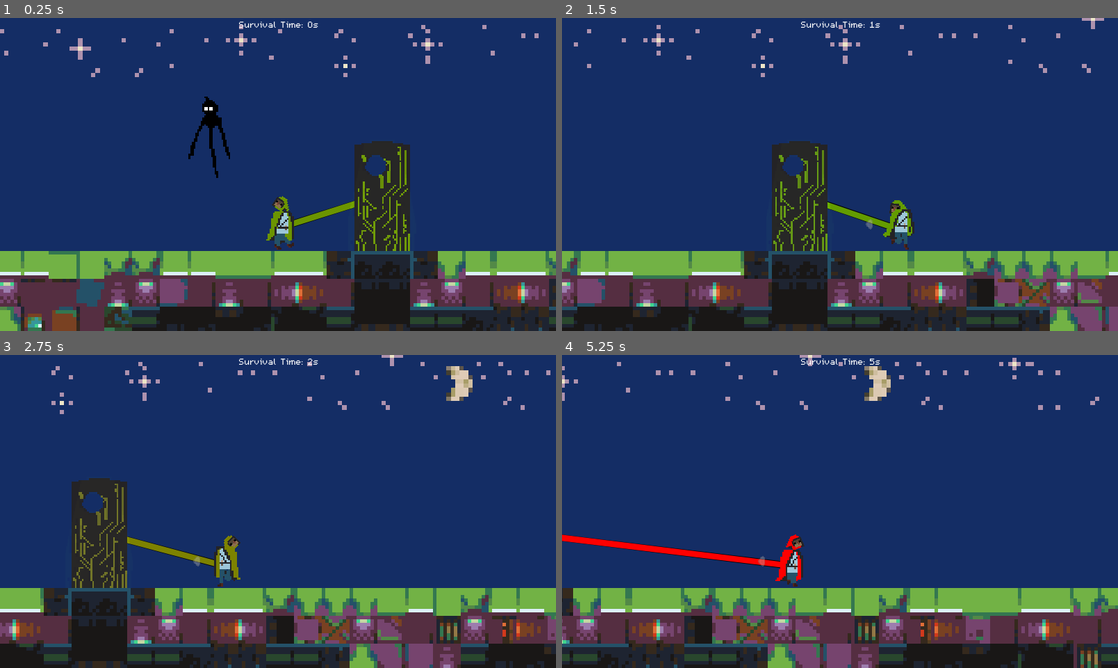
Above: before the commit, frames 1-4 (two rows, left to right).
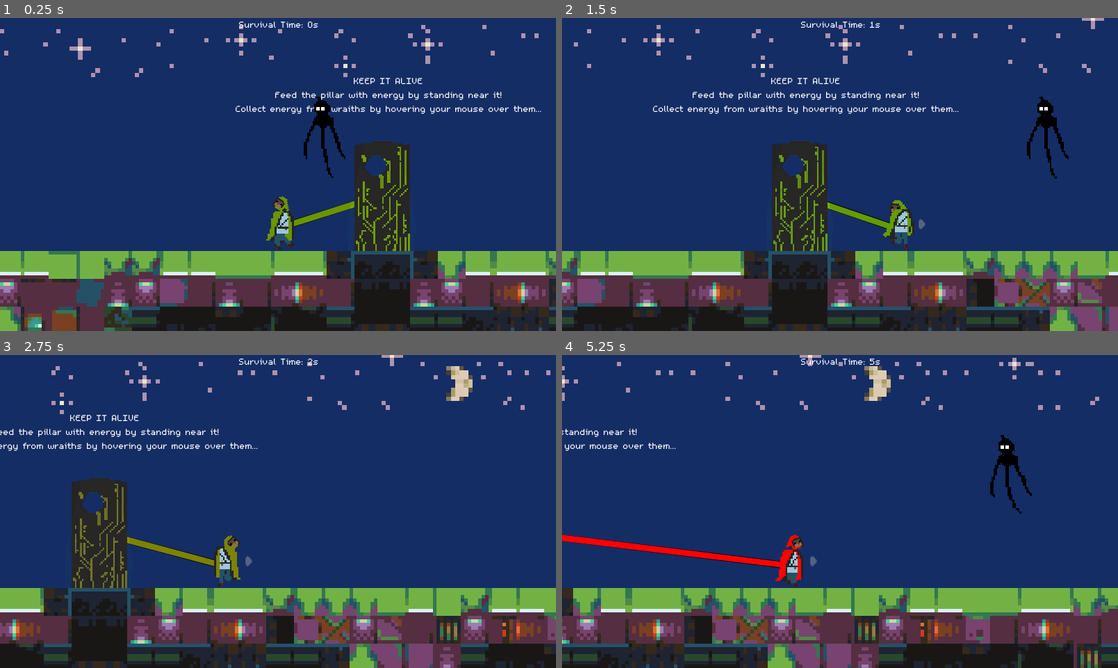
Above: after the commit, the same moments.

Repository: MHillier98/FeedThePillar
Game: Godot game, scene res://Scenes/TestScene.tscn
Two runs of this game, one before a commit and one after it. Both use one fixed random seed, a clock stepped at 60 frames per second and the inputs below.
Inputs (mouse positions are in pixels of both pictures, inside the frame that each line leads up to):
- Up to frame 1 (0.25 s): no input
- Up to frame 2 (1.5 s): move the mouse to (739, 136) at 0.52 s; hold D (right) from 0.53 s (still down); click (739, 136) at 0.67 s; tap W (up) at 0.77 s; move the mouse to (728, 190) at 1.27 s; click (728, 190) at 1.42 s
- Up to frame 3 (2.75 s): tap W (up) at 1.52 s; move the mouse to (333, 442) at 2.02 s; release D (right) at 2.03 s; hold A (left) from 2.03 s (still down); click (333, 442) at 2.17 s
- Up to frame 4 (5.25 s): move the mouse to (812, 574) at 2.77 s; release A (left) at 2.78 s; hold D (right) 2.78-4.28 s; click (812, 574) at 2.92 s; tap W (up) at 3.02, 3.77, 4.52 s; move the mouse to (1006, 558) at 3.52 s; click (1006, 558) at 3.67 s; move the mouse to (673, 464) at 4.27 s; hold A (left) 4.28-5.03 s; click (673, 464) at 4.42 s; move the mouse to (867, 511) at 5.02 s; hold D (right) from 5.03 s (still down); click (867, 511) at 5.17 s

The runs differ from the first frame. In frame 1, 1.8% of the frame differs, in the area x 33-98%, y 19-52%; in frame 2, 1.4%; in frame 3, 0.9%; in frame 4, 0.8%.

Commit message:
Added player instructions + end pausing

Diff:
--- a/Scenes/TestScene.tscn
+++ b/Scenes/TestScene.tscn
@@ -30,6 +30,22 @@
 }
 draw_colour = Color( 0, 1, 0.316667, 1 )
 
+[node name="Notes" type="Label" parent="PowerLine"]
+anchor_left = 0.5
+anchor_right = 0.5
+margin_left = -170.388
+margin_top = 52.5446
+margin_right = 171.612
+margin_bottom = 113.545
+text = "KEEP IT ALIVE
+Feed the pillar with energy by standing near it!
+Collect energy from wraiths by hovering your mouse over them...
+"
+align = 1
+__meta__ = {
+"_edit_use_anchors_": false
+}
+
 [node name="Light" type="Light2D" parent="."]
 position = Vector2( 320, 192 )
 scale = Vector2( 1.214, 4 )
@@ -44,24 +60,7 @@
 margin_left = -320.0
 margin_right = 320.0
 margin_bottom = 3.0
-mouse_filter = 1
-__meta__ = {
-"_edit_use_anchors_": false
-}
-
-[node name="Notes" type="Label" parent="CanvasLayer/HUD"]
-anchor_left = 0.5
-anchor_right = 0.5
-margin_left = -245.442
-margin_top = -272.357
-margin_right = 297.558
-margin_bottom = -120.357
-text = "Theme: KEEP IT ALIVE
-Sub-theme: YOU ARE THE POWER SOURCE
-
-1 - you need to feed the pillar with energy by standing near it
-2 - you must collect energy from the wraiths by hovering your mouse on them
-"
+mouse_filter = 2
 __meta__ = {
 "_edit_use_anchors_": false
 }
--- a/Scenes/Wraith.tscn
+++ b/Scenes/Wraith.tscn
@@ -93,7 +93,7 @@
 [node name="AnimatedSprite" type="AnimatedSprite" parent="Area2D"]
 scale = Vector2( 2, 2 )
 frames = SubResource( 12 )
-frame = 1
+frame = 2
 playing = true
 __meta__ = {
 "_edit_lock_": true
--- a/Scripts/GameController.gd
+++ b/Scripts/GameController.gd
@@ -51,7 +51,7 @@
 
 func _on_Wraith_died():
 	player.clear_wraith()
-	print("we need another wraith!")
+#	print("we need another wraith!")
 	var wraith = spawn_wraith()
 	player.set_wraith(wraith)
 	power_line.clear_target()
--- a/Scripts/Pillar.gd
+++ b/Scripts/Pillar.gd
@@ -15,6 +15,9 @@
 
 
 func _process(_delta):
+	if points == 0:
+		get_tree().paused = true
+
 	if timer > 500:
 		points = clamp(points - 4, 0, 9999999)
 		update_text()
--- a/Scripts/Wraith.gd
+++ b/Scripts/Wraith.gd
@@ -13,7 +13,7 @@
 var player
 var power_line
 
-var direction_modifier = -2
+var direction_modifier = 3
 var timer = 0
 var mouse_hovered = false
 var paused = false
@@ -59,7 +59,7 @@
 
 
 func drain():
-	print(points)
+#	print(points)
 	animatedSprite.play("drain")
 	points -= 10
 	player.add_points(10)
@@ -80,9 +80,9 @@
 	var move_x = rand_range(-80, 250)
 
 	if global_position.x > 1200:
-		direction_modifier = -2
+		direction_modifier = -3
 	elif global_position.x < -600:
-		direction_modifier = 2
+		direction_modifier = 3
 
 	var movement = Vector2(move_x * delta * direction_modifier, 0)
 	self.translate(movement)
